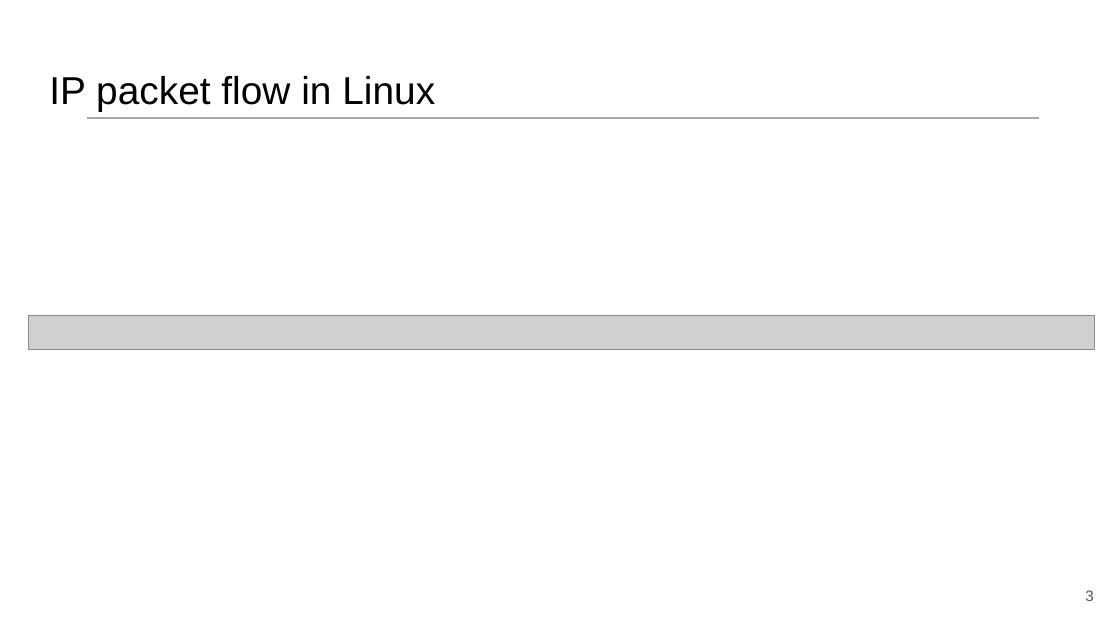
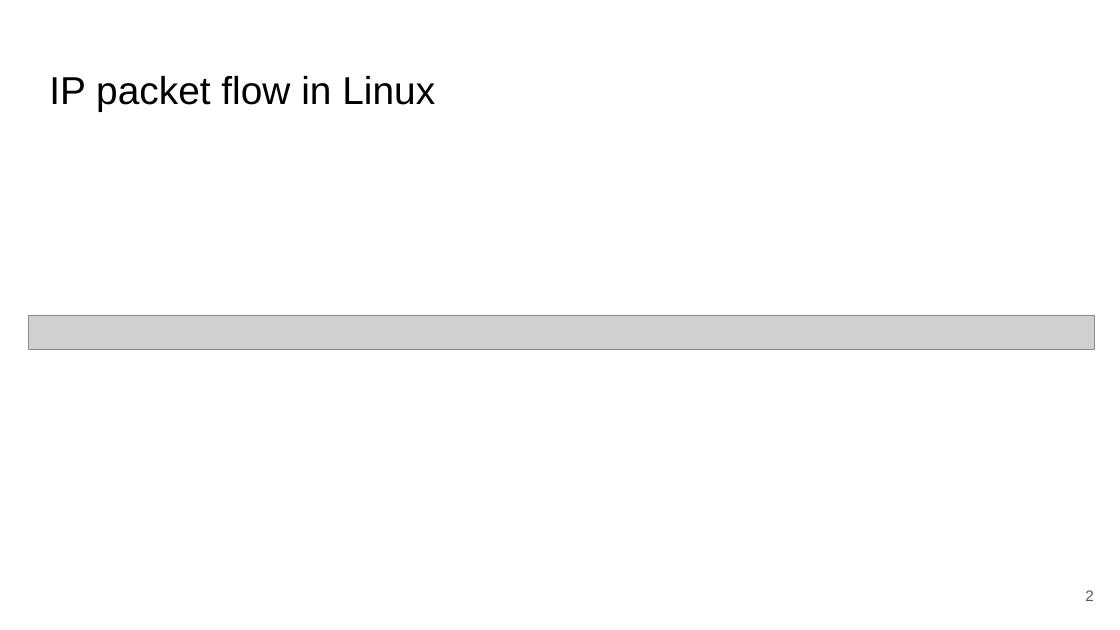
Before and after one commit to network2030/NewIP-Linux, a slide deck: slide 2 of docs/New IP Tutorial --Part-3.pptx (slide 3 before the commit). Drawn at 1120x630 pixels with LibreOffice and Linux fonts; fonts in the diff are those of the drawing; grey boxes stand for pictures. Boxes give left, top, right and bottom in pixels: in the first picture for what was removed or moved away, otherwise in the second. Text is boxed around its words. In the diff, an @@ line names an element or a change of style, - is before the commit and + after.

```diff
--- a/docs/New IP Tutorial --Part-3.pptx
+++ b/docs/New IP Tutorial --Part-3.pptx
@@ line removed from (87, 118) to (1040, 118) @@
@@ page number at (1085, 590, 1093, 601): text changed @@
-3
+2
```
Also in this commit, not shown: 16 other slides changed, 1 slide added, 1 slide removed.
